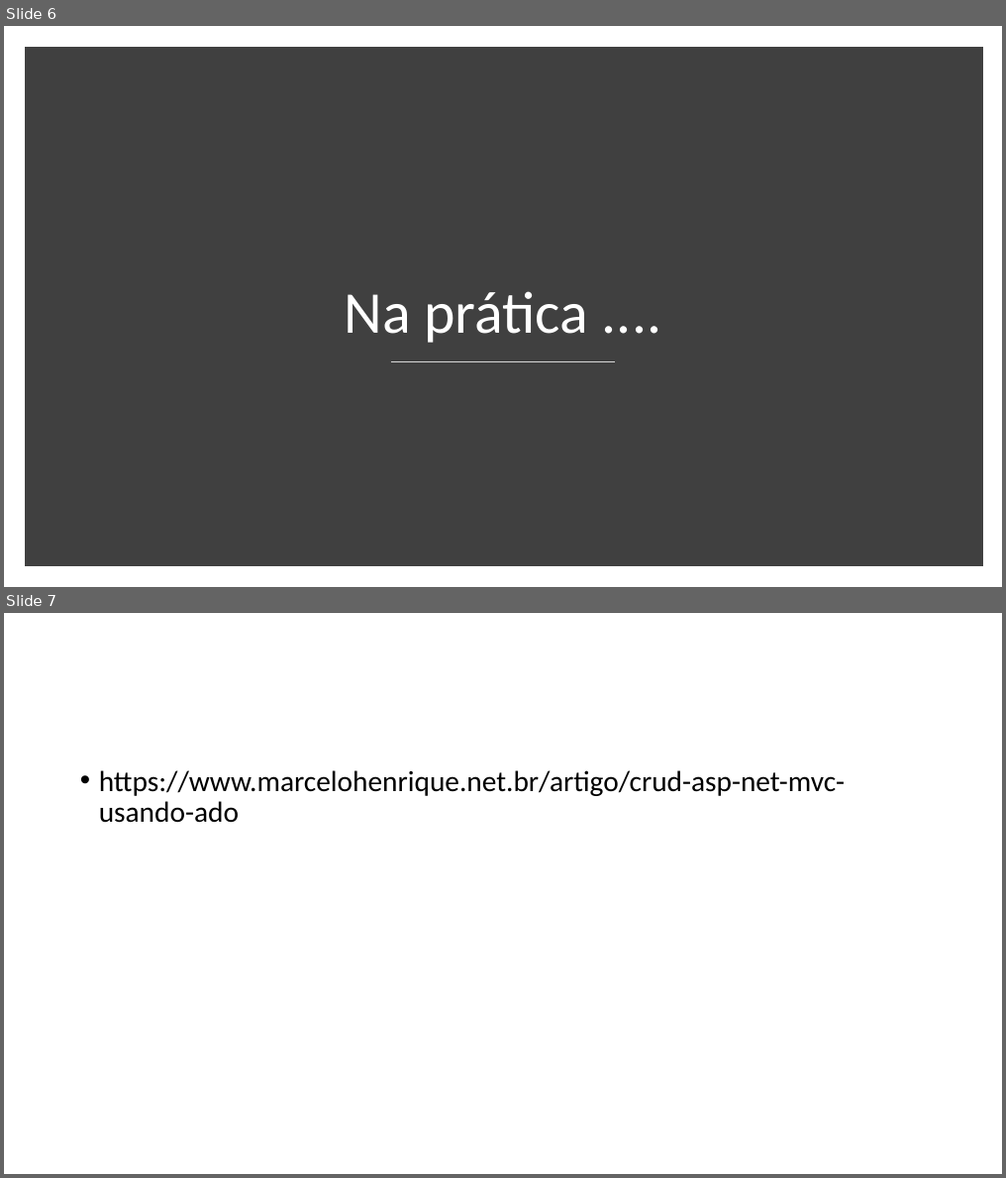
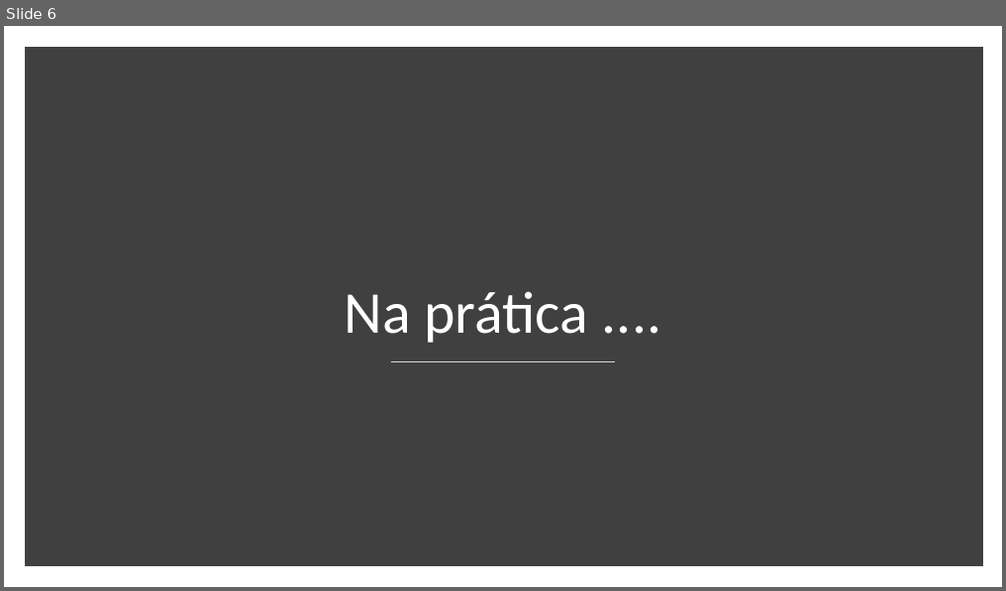
Before and after one commit to DOTNETPOA/DDDExemplo, a slide deck: DDD_A_Missao.pptx. Shown one above the other, each under a label of ours: slides 6 and 7 before the commit, slide 6 after it. The pictures are 1006x1178 and 1006x591 pixels, drawn with LibreOffice and Linux fonts; fonts in the diff are those of the drawing. Boxes give left, top, right and bottom in pixels: in the first picture for what was removed or moved away, otherwise in the second. Text is boxed around its words. In the diff, an @@ line names an element or a change of style, - is before the commit and + after.

```diff
--- a/DDD_A_Missao.pptx
+++ b/DDD_A_Missao.pptx
@@ slide 7 removed at (4,613,1002,1174), background #FFFFFF @@
@@ text removed at (99,770,845,823) @@
-• https://www.marcelohenrique.net.br/artigo/crud-asp-net-mvc-usando-ado
```
Also in this commit, not shown: 4 slides added, 1 other file.
